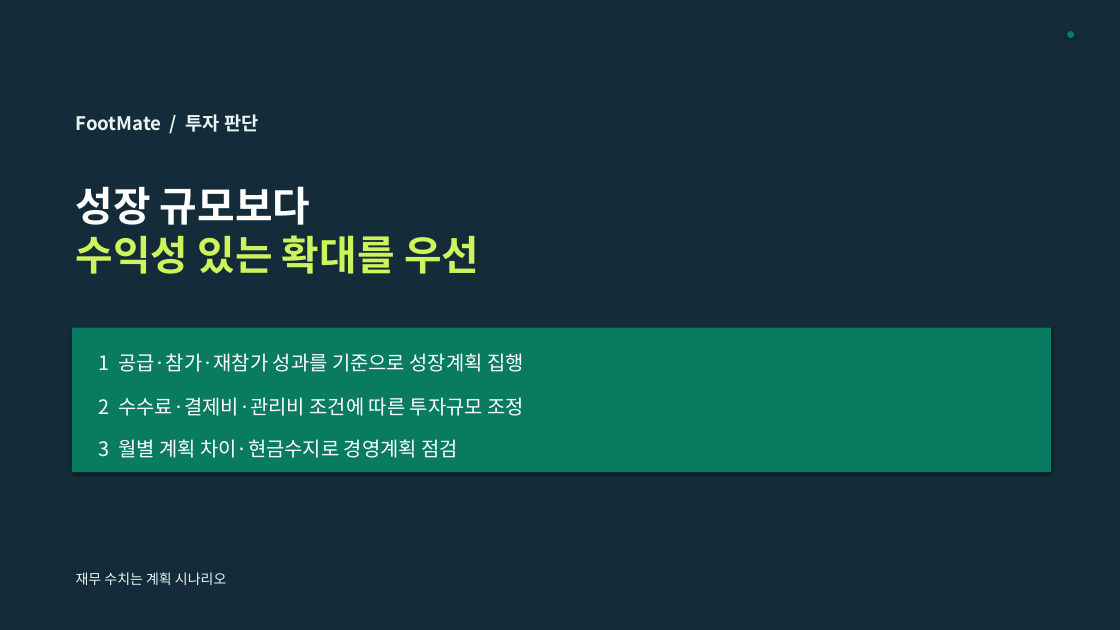
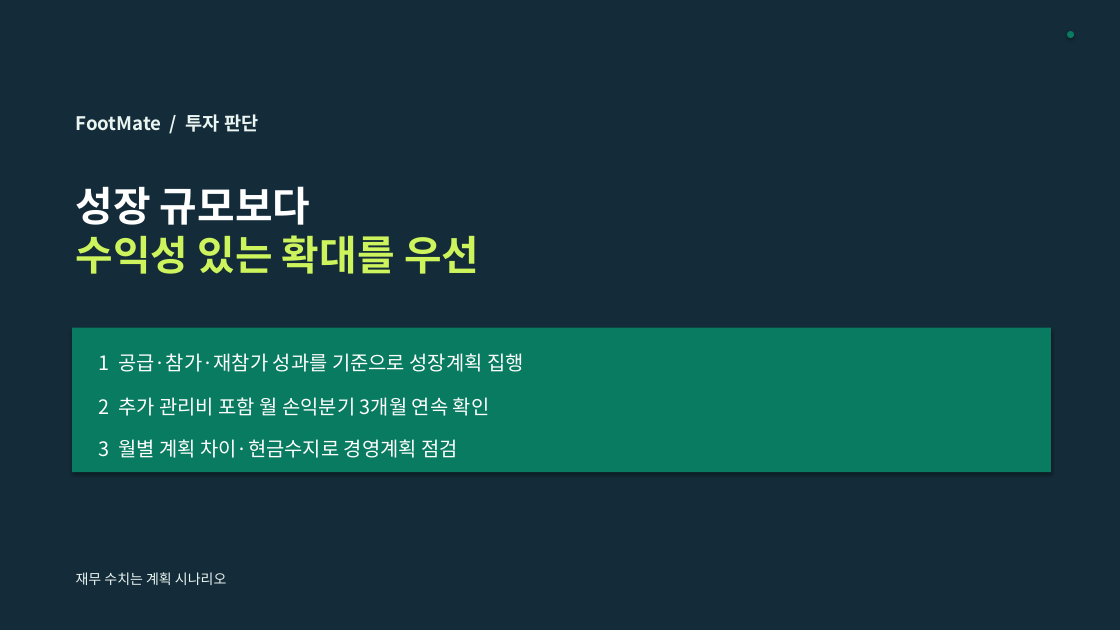
Before and after one commit to dohyunkimmm/footmate-case-study, a slide deck: slide 6 of src/case-study/downloads/footmate_5year_strategy.pptx. Drawn at 1120x630 pixels with LibreOffice and Linux fonts; fonts in the diff are those of the drawing. Boxes give left, top, right and bottom in pixels: in the first picture for what was removed or moved away, otherwise in the second. Text is boxed around its words. In the diff, an @@ line names an element or a change of style, - is before the commit and + after.

```diff
--- a/src/case-study/downloads/footmate_5year_strategy.pptx
+++ b/src/case-study/downloads/footmate_5year_strategy.pptx
@@ text at box(98, 397, 490, 416): text changed @@
-2 수수료·결제비·관리비 조건에 따른 투자규모 조정
+2 추가 관리비 포함 월 손익분기 3개월 연속 확인
```
Also in this commit, not shown: 2 other slides changed, 13 other files.
